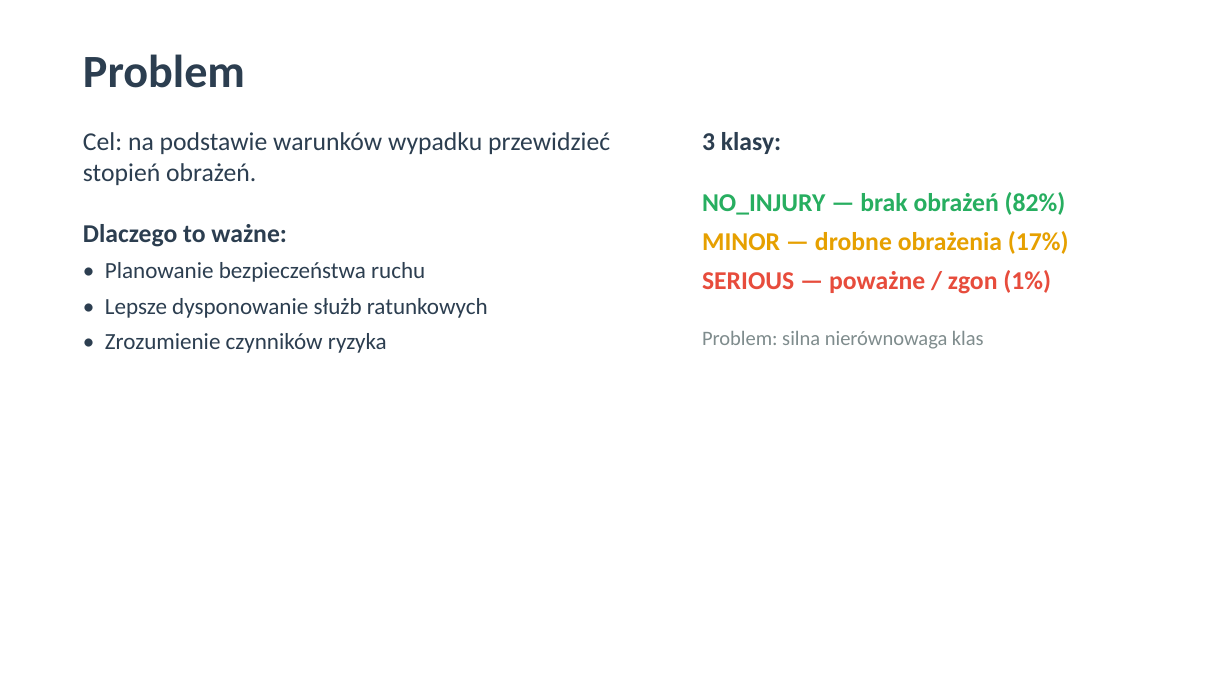
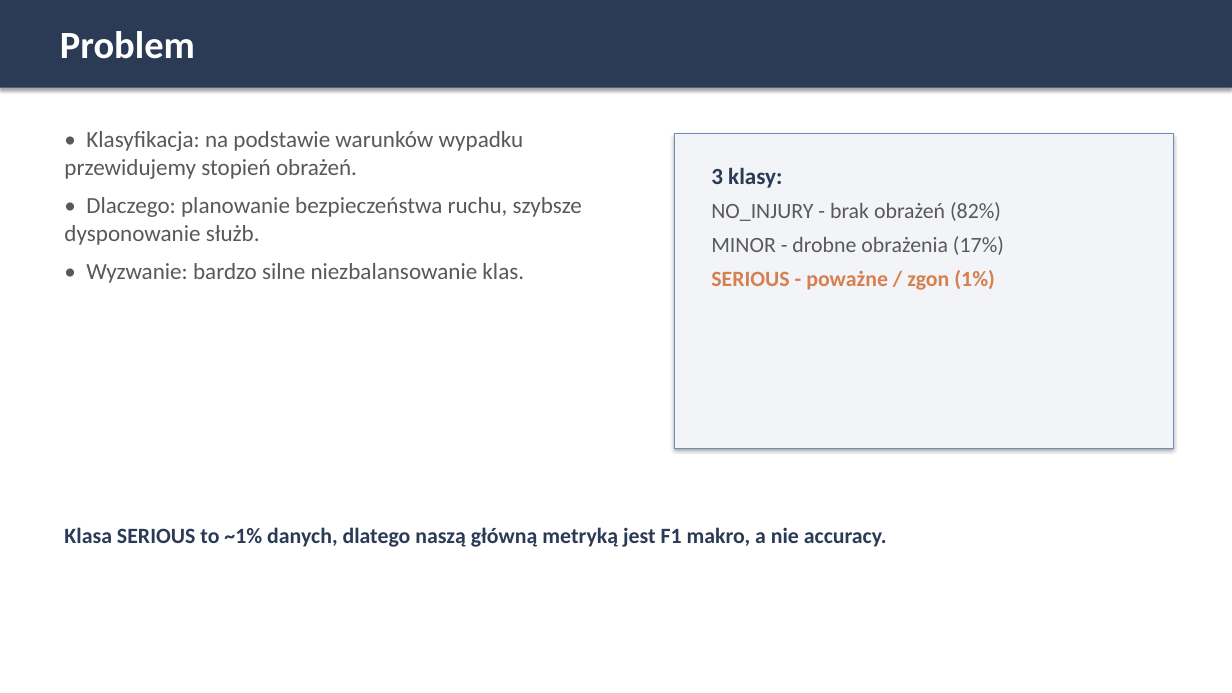
Before and after one commit to s19455/ASI-Analiza-wypadkow, a slide deck: slide 2 of docs/prezentacja.pptx. Drawn at 1232x693 pixels with LibreOffice and Linux fonts; fonts in the diff are those of the drawing. Boxes give left, top, right and bottom in pixels: in the first picture for what was removed or moved away, otherwise in the second. Text is boxed around its words. In the diff, an @@ line names an element or a change of style, - is before the commit and + after.

Commit message:
Aktualizacja danych

```diff
--- a/docs/prezentacja.pptx
+++ b/docs/prezentacja.pptx
@@ rectangle added at [0, 0, 1232, 88], fill #2B3A55 @@
@@ text "Problem": place and size @@
-text "Problem" at [83, 54, 245, 88]
+text "Problem" at [60, 31, 195, 59]
@@ text "Problem" at [60, 31, 195, 59]: size 36 to 30 pt, text colour #2C3E50 to #FFFFFF; more space between paragraphs @@
@@ text at [64, 131, 582, 283]: text changed; text colour #2C3E50 to #595959 @@
-Cel: na podstawie warunków wypadku przewidzieć stopień obrażeń.
-Dlaczego to ważne:
-• Planowanie bezpieczeństwa ruchu
-• Lepsze dysponowanie służb ratunkowych
-• Zrozumienie czynników ryzyka
+• Klasyfikacja: na podstawie warunków wypadku przewidujemy stopień obrażeń.
+• Dlaczego: planowanie bezpieczeństwa ruchu, szybsze dysponowanie służb.
+• Wyzwanie: bardzo silne niezbalansowanie klas.
@@ rectangle added at [675, 134, 1174, 448], fill #F2F4F8, outline #6C8EBF 0.75 pt @@
@@ text "3 klasy:": place and size @@
-text "3 klasy:" at [702, 132, 1069, 349]
+text "3 klasy:" at [711, 167, 1004, 255]
@@ text at [711, 167, 782, 188]: size 20 to 18 pt, text colour #2C3E50 to #2B3A55 in "3 klasy:"; more space between paragraphs @@
@@ text at [711, 202, 1004, 255]: text changed; size 20 to 17 pt; text colour #7F8C8D to #595959; bold off @@
-NO_INJURY — brak obrażeń (82%)
-MINOR — drobne obrażenia (17%)
-SERIOUS — poważne / zgon (1%)
-Problem: silna nierównowaga klas
+NO_INJURY - brak obrażeń (82%)
+MINOR - drobne obrażenia (17%)
+SERIOUS - poważne / zgon (1%)
@@ text added at [64, 527, 887, 547], 17 pt, text #2B3A55, bold @@
+Klasa SERIOUS to ~1% danych, dlatego naszą główną metryką jest F1 makro, a nie accuracy.
```
Also in this commit, not shown: 4 other slides changed, 5 slides added, 4 slides removed, 1 other file.
